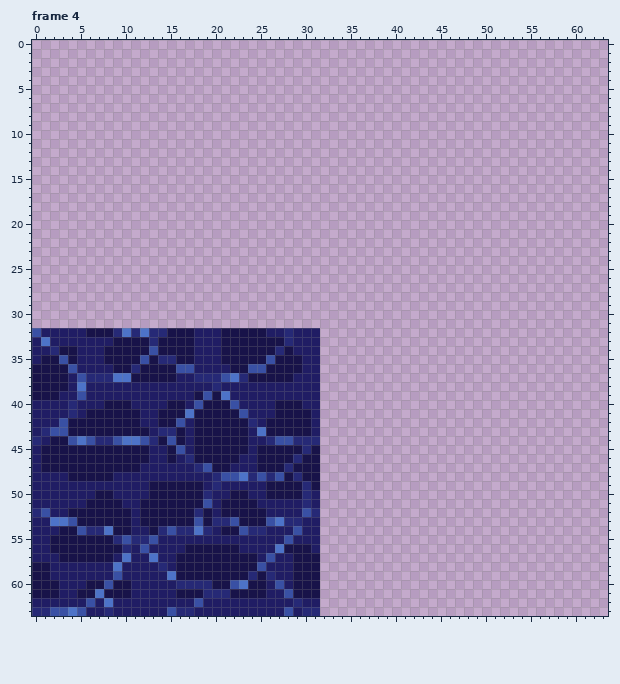
File history of a pixel-art file, resources/images/tiles/water_test.aseprite. Above: the version before the commit.
64x64 pixels, 4 frames. Shown: frame 4.
New version:
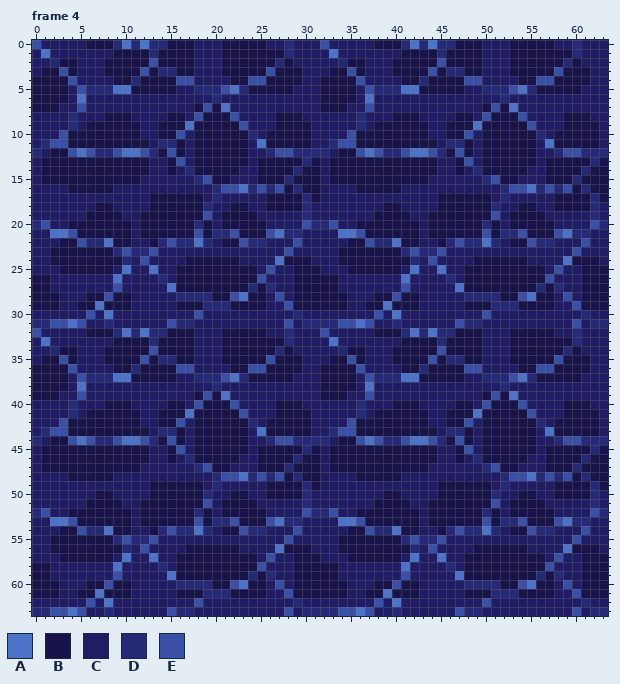
Palette (. is transparent): A #4d73c8  B #181349  C #201d64  D #262976  E #3950a4
From old to new:
Changed rows in their new state; - is an unchanged pixel.
Frame 4:
first column x 0:
 0 ECCCCCBBBDADADDBBBCCCBBBBBCCDCCCECCCCCBBBDADADDBBBCCCBBBBBCCDCCC
 1 CACCCCCCCBBBBDBBBBCCCBBBBBBBDCCCCACCCCCCCBBBBDBBBBCCCBBBBBBBDCCC
 2 CCDBBCCCBBBBBEBBBBCCCBBBBBBDBCCCCCDBBCCCBBBBBEBBBBCCCBBBBBBDBCCC
 3 CBBEBCCCBBBBEBDDBBCCCBBBBBEBBBCCCBBEBCCCBBBBEBDDBBCCCBBBBBEBBBCC
 4 BBBBECCCCBBDBBBBEECCCCBBEEBBBBCCBBBBECCCCBBDBBBBEECCCCBBEEBBBBCC
 5 BBBBCEDDDAABBBBBCCDDDEADBBBBBCCCBBBBCEDDDAABBBBBCCDDDEADBBBBBCCC
 6 BBBBCACCCCCCCCCCCCCCDCCCCCCCCCCCBBBBCACCCCCCCCCCCCCCDCCCCCCCCCCC
 7 BBBCCECCCCCCCCCCCCBEBACCCCCCCCCCBBBCCECCCCCCCCCCCCBEBACCCCCCCCCC
 8 CCCCDCCCBBBCCCCBBCEBBBECCCCBBBCCCCCCDCCCBBBCCCCBBCEBBBECCCCBBBCC
 9 CCCCDCBBBBBBCCBBBABBBBBECCCBBBBCCCCCDCBBBBBBCCBBBABBBBBECCCBBBBC
10 CCCEBBBBBBBBCCBBECBBBBBBDCBBBBBCCCCEBBBBBBBBCCBBECBBBBBBDCBBBBBC
11 CDEEBBBBBBBBBCDDBCBBBBBBCABBBBBCCDEEBBBBBBBBBCDDBCBBBBBBCABBBBBC
12 DCBBEAEDDEAAEDBEBCBBBBBBCCDEEDDDDCBBEAEDDEAAEDBEBCBBBBBBCCDEEDDD
13 CBBBBBBBBBBBBCCBECBBBBBBCBBBBBDBCBBBBBBBBBBBBCCBECBBBBBBCBBBBBDB
14 CBBBBBBBBBBBBCCBCDBBBBBCCBBBBDBBCBBBBBBBBBBBBCCBCDBBBBBCCBBBBDBB
15 CBBBBBBBBBBBCCCCCCDEBBCCCBBBDBBBCBBBBBBBBBBBCCCCCCDEBBCCCBBBDBBB
16 CCCCBBBBBCCCCCCCCCCCDEEADEDEBDBBCCCCBBBBBCCCCCCCCCCCDEEADEDEBDBB
17 CCCCCCCCCCCCCBBBBBBCDCCCCCBBBBDBCCCCCCCCCCCCCBBBBBBCDCCCCCBBBBDB
18 CCCCCCCBBCCCCBBBBBBDCCBBCCBBBBDCCCCCCCCBBCCCCBBBBBBDCCBBCCBBBBDC
19 CCCCCCBBBBCCBBBBBBBECBBBBCCCCCDCCCCCCCBBBBCCBBBBBBBECBBBBCCCCCDC
20 DECCBBBBBBBCBBBBBBDBCBBBBBCCCCEDDECCBBBBBBBCBBBBBBDBCBBBBBCCCCED
21 CCAAEBBBBBBCBBBBBBEBDDEBBBEADDCCCCAAEBBBBBBCBBBBBBEBDDEBBBEADDCC
22 CCCBBEDDABBCCBDEDDADCBBEDDCCCECCCCCBBEDDABBCCBDEDDADCBBEDDCCCECC
23 CCBBBBBBBDEDDECCCCCCCCCCCCCCECCCCCBBBBBBBDEDDECCCCCCCCCCCCCCECCC
24 CCBBBBBBBBDCECCCCBBBBBBCCCCABBBCCCBBBBBBBBDCECCCCBBBBBBCCCCABBBC
25 CCCBBBBBBCACCACCBBBBBBBBBCECCBBBCCCBBBBBBCACCACCBBBBBBBBBCECCBBB
26 BBCCCCCCCACCCCDCBBBBBBBBBECCCBBBBBCCCCCCCACCCCDCBBBBBBBBBECCCBBB
27 BBCCCCCCCECCCCCABBBBBBBBDBDCCBBBBBCCCCCCCECCCCCABBBBBBBBDBDCCBBB
28 BBBCCCBBEBBCCCCCDDDDBBEABBCECBBBBBBCCCBBEBBCCCCCDDDDBBEABBCECBBB
29 BBBCCBBABBBCCCCCBBBDDDBBBBCCEBBBBBBCCBBABBBCCCCCBBBDDDBBBBCCEBBB
30 CCCCCCECACCCCCCCCCECCCCCCCCCCDCCCCCCCCECACCCCCCCCCECCCCCCCCCCDCC
31 DDEEAECCDCCCCCCEDDCCCCCCCCCCECDDDDEEAECCDCCCCCCEDDCCCCCCCCCCECDD
32 --------------------------------ECCCCCBBBDADADDBBBCCCBBBBBCCDCCC
33 --------------------------------CACCCCCCCBBBBDBBBBCCCBBBBBBBDCCC
34 --------------------------------CCDBBCCCBBBBBEBBBBCCCBBBBBBDBCCC
35 --------------------------------CBBEBCCCBBBBEBDDBBCCCBBBBBEBBBCC
36 --------------------------------BBBBECCCCBBDBBBBEECCCCBBEEBBBBCC
37 --------------------------------BBBBCEDDDAABBBBBCCDDDEADBBBBBCCC
38 --------------------------------BBBBCACCCCCCCCCCCCCCDCCCCCCCCCCC
39 --------------------------------BBBCCECCCCCCCCCCCCBEBACCCCCCCCCC
40 --------------------------------CCCCDCCCBBBCCCCBBCEBBBECCCCBBBCC
41 --------------------------------CCCCDCBBBBBBCCBBBABBBBBECCCBBBBC
42 --------------------------------CCCEBBBBBBBBCCBBECBBBBBBDCBBBBBC
43 --------------------------------CDEEBBBBBBBBBCDDBCBBBBBBCABBBBBC
44 --------------------------------DCBBEAEDDEAAEDBEBCBBBBBBCCDEEDDD
45 --------------------------------CBBBBBBBBBBBBCCBECBBBBBBCBBBBBDB
46 --------------------------------CBBBBBBBBBBBBCCBCDBBBBBCCBBBBDBB
47 --------------------------------CBBBBBBBBBBBCCCCCCDEBBCCCBBBDBBB
48 --------------------------------CCCCBBBBBCCCCCCCCCCCDEEADEDEBDBB
49 --------------------------------CCCCCCCCCCCCCBBBBBBCDCCCCCBBBBDB
50 --------------------------------CCCCCCCBBCCCCBBBBBBDCCBBCCBBBBDC
51 --------------------------------CCCCCCBBBBCCBBBBBBBECBBBBCCCCCDC
52 --------------------------------DECCBBBBBBBCBBBBBBDBCBBBBBCCCCED
53 --------------------------------CCAAEBBBBBBCBBBBBBEBDDEBBBEADDCC
54 --------------------------------CCCBBEDDABBCCBDEDDADCBBEDDCCCECC
55 --------------------------------CCBBBBBBBDEDDECCCCCCCCCCCCCCECCC
56 --------------------------------CCBBBBBBBBDCECCCCBBBBBBCCCCABBBC
57 --------------------------------CCCBBBBBBCACCACCBBBBBBBBBCECCBBB
58 --------------------------------BBCCCCCCCACCCCDCBBBBBBBBBECCCBBB
59 --------------------------------BBCCCCCCCECCCCCABBBBBBBBDBDCCBBB
60 --------------------------------BBBCCCBBEBBCCCCCDDDDBBEABBCECBBB
61 --------------------------------BBBCCBBABBBCCCCCBBBDDDBBBBCCEBBB
62 --------------------------------CCCCCCECACCCCCCCCCECCCCCCCCCCDCC
63 --------------------------------DDEEAECCDCCCCCCEDDCCCCCCCCCCECDD
